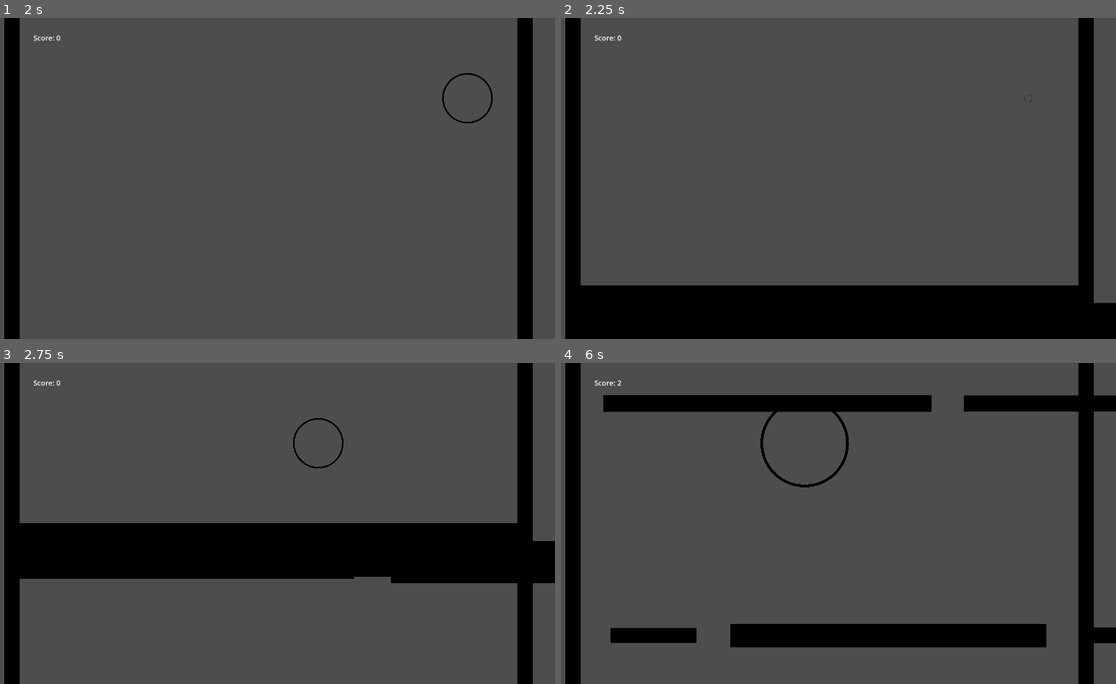
Above: before the commit, frames 1-4 (two rows, left to right).
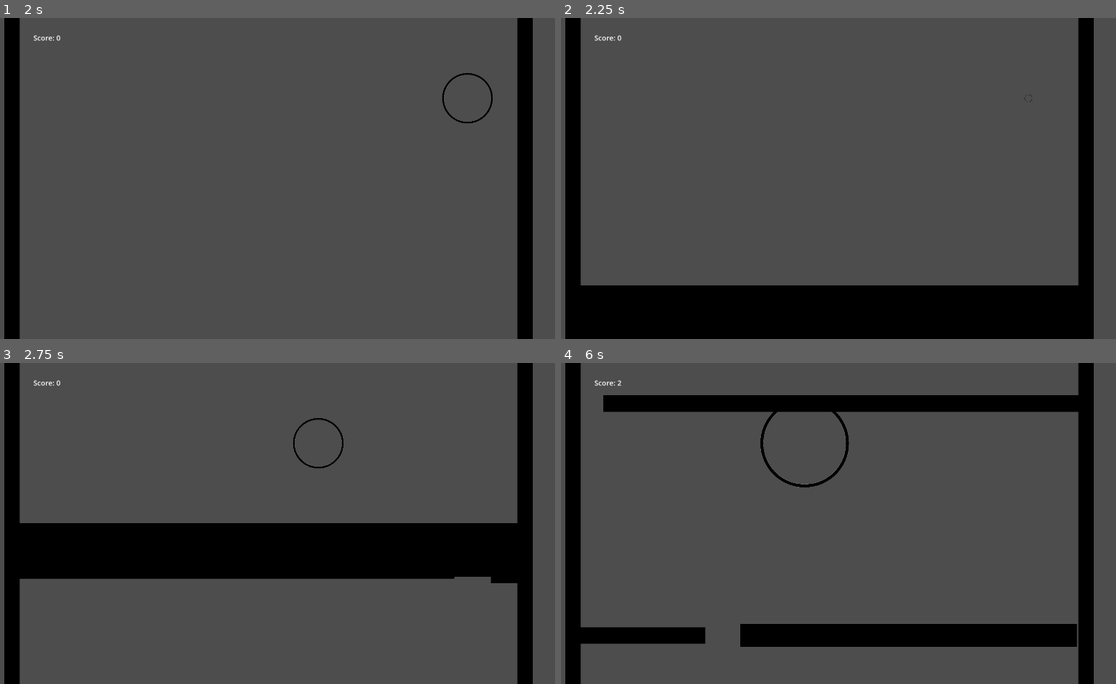
Above: after the commit, the same moments.

Repository: kylietmo/gmtk-2024-game
Game: Godot game, scene res://menus/start_screen/start_screen.tscn
The game is run twice, just before and just after one commit, with the same random seed, the same clock (stepped at 60 frames per second) and the same inputs. Sound files missing from this copy of the repository are replaced by a short silence.
Inputs:
- Up to frame 1 (2 s): click "Start" at 0.5 s; tap Enter at 1.25 s; hold D (right) from 1.28 s (still down); tap 3 (size_large) at 1.35 s
- Up to frame 2 (2.25 s): release D (right) at 2.03 s; hold A (left) from 2.03 s (still down); tap 1 (size_small) at 2.1 s
- Up to frame 3 (2.75 s): keep holding A (left)
- Up to frame 4 (6 s): release A (left) at 2.78 s; hold D (right) 2.78-4.28 s; tap 3 (size_large) at 2.85, 4.35, 5.85 s; tap 1 (size_small) at 3.6, 5.1 s; hold A (left) from 4.28 s (still down)

Frame 1 is identical in both runs. In frame 2, 0.5% of the frame differs, in the area x 95-100%, y 88-100%; in frame 3, 0.9%; in frame 4, 2.0%, in the area x 3-100%, y 10-89%.

Commit message:
Fixing max platform width based on distance to right barrier.

Diff:
--- a/src/game.gd
+++ b/src/game.gd
@@ -7,7 +7,7 @@
 @export var MIN_NUM_GAPS = 1
 @export var MAX_NUM_GAPS = 4
 @export var MIN_OBSTACLE_WIDTH = 100
-@export var MAX_OBSTACLE_WIDTH = 500
+@export var MAX_OBSTACLE_WIDTH = 300
 @export var MIN_OBSTACLE_HEIGHT = 50
 @export var MAX_OBSTACLE_HEIGHT = 150
 @export var PROBABILITY_OF_GAP = 0.3
@@ -75,11 +75,12 @@
 
 	print ("starting x: ", x)
 	while x <= Globals.RIGHT_BARRIER_X:
+		var distance_to_right_barrier = Globals.RIGHT_BARRIER_X - x
 		print("---")
 		# draw first platform
 		print("drawing platform at: ", x)
 		var platform : Obstacle = obstacle_scene.instantiate()
-		var platform_width = randi_range(MIN_OBSTACLE_WIDTH, Globals.IN_BOUNDS_WIDTH - MIN_GAP_SIZE)
+		var platform_width = randi_range(MIN_OBSTACLE_WIDTH, distance_to_right_barrier)
 		print("platform_width: ", platform_width)
 		var platform_height = randi_range(MIN_OBSTACLE_HEIGHT, MAX_OBSTACLE_HEIGHT)
 
@@ -95,7 +96,6 @@
 		platform.scale.x = platform_width / platform_sprite_width
 		platform.scale.y = platform_height / platform_sprite_height
 
-		var distance_to_right_barrier = Globals.RIGHT_BARRIER_X - x
 		if (distance_to_right_barrier + platform_width < MIN_GAP_SIZE):
 			print("need to just continue the platform")
 			# We just need to extend this platform size
